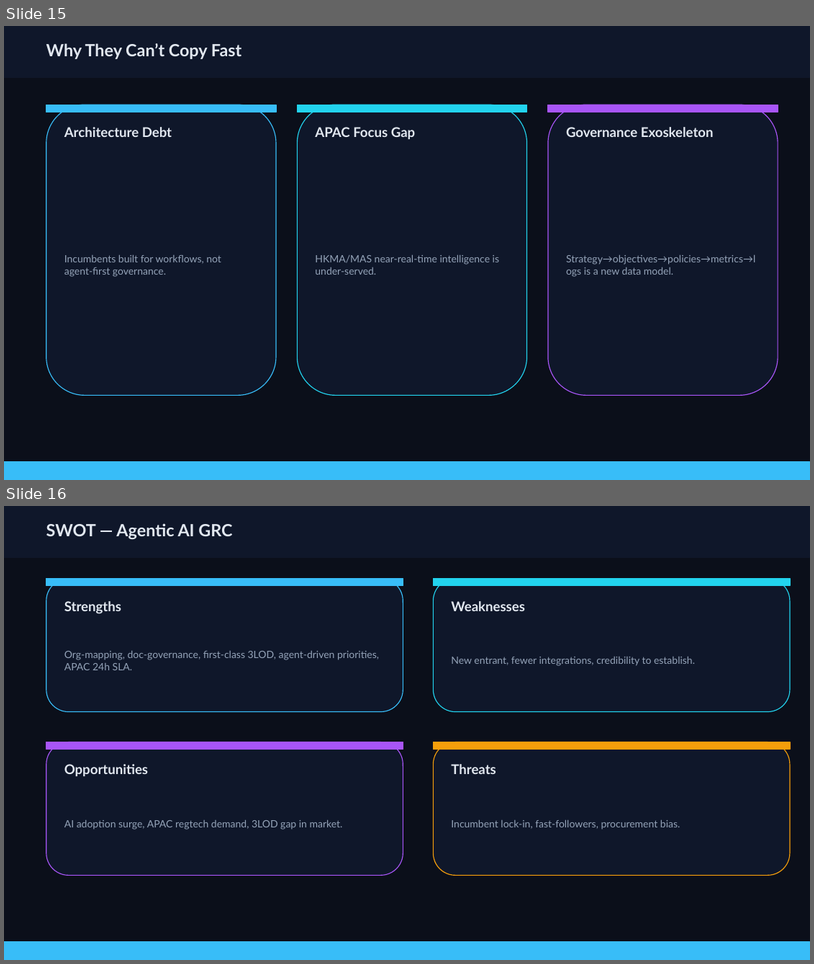
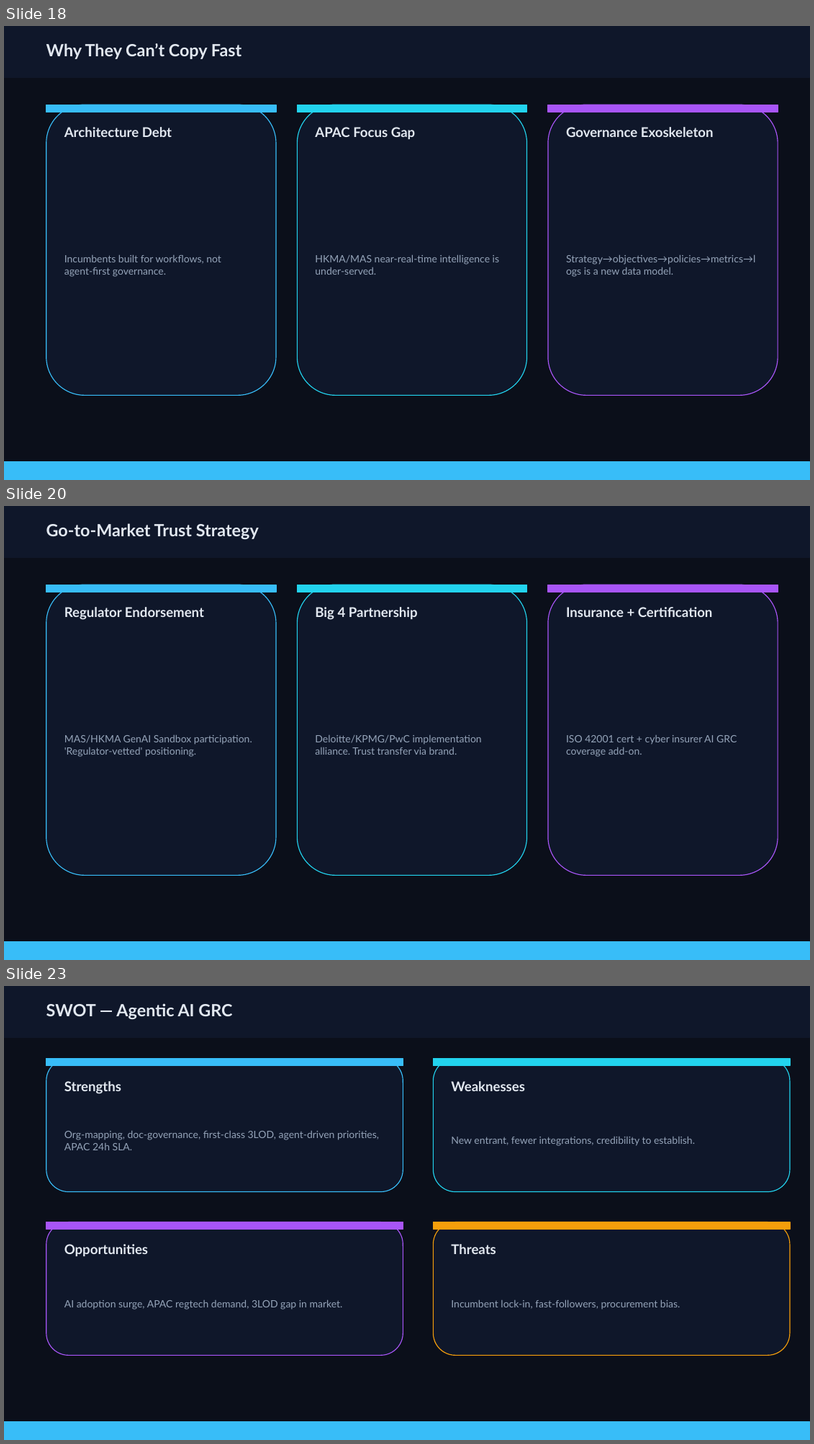
Before and after one commit to feerozac/GRC, a slide deck: _bmad-output/GRC agent.pptx. Shown one above the other, each under a label of ours: slides 15 and 16 before the commit, slides 18, 20 and 23 after it; the slides between them are not shown. The pictures are 814x964 and 814x1444 pixels, drawn with LibreOffice and Linux fonts; fonts in the diff are those of the drawing. Boxes give left, top, right and bottom in pixels: in the first picture for what was removed or moved away, otherwise in the second. Text is boxed around its words. In the diff, an @@ line names an element or a change of style, - is before the commit and + after.

```diff
--- a/_bmad-output/GRC agent.pptx
+++ b/_bmad-output/GRC agent.pptx
@@ slide 20 added at bbox=[4, 506, 810, 960], background #FFFFFF @@
@@ rectangle added at bbox=[4, 506, 810, 960], fill #0B0F1A, outline #0B0F1A 1 pt @@
@@ rectangle added at bbox=[4, 506, 810, 557], fill #0F172A, outline #0F172A 1 pt @@
@@ text added at bbox=[46, 523, 259, 540], 20 pt, text #E2E8F0, bold @@
+Go‑to‑Market Trust Strategy
@@ rounded rectangle added at bbox=[46, 584, 276, 875], fill #0F172A, outline #38BDF8 1 pt @@
@@ rectangle added at bbox=[46, 584, 276, 592], fill #38BDF8, outline #38BDF8 1 pt @@
@@ rounded rectangle added at bbox=[298, 584, 527, 875], fill #0F172A, outline #22D3EE 1 pt @@
@@ rectangle added at bbox=[298, 584, 527, 592], fill #22D3EE, outline #22D3EE 1 pt @@
@@ rounded rectangle added at bbox=[548, 584, 778, 875], fill #0F172A, outline #A855F7 1 pt @@
@@ rectangle added at bbox=[548, 584, 778, 592], fill #A855F7, outline #A855F7 1 pt @@
@@ text added at bbox=[64, 607, 204, 620], 16 pt, text #E2E8F0, bold @@
+Regulator Endorsement
@@ text added at bbox=[315, 607, 418, 620], 16 pt, text #E2E8F0, bold @@
+Big 4 Partnership
@@ text added at bbox=[566, 607, 713, 617], 16 pt, text #E2E8F0, bold @@
+Insurance + Certification
@@ text added at bbox=[64, 734, 252, 757], 12 pt, text #94A3B8 @@
+MAS/HKMA GenAI Sandbox participation. 'Regulator‑vetted' positioning.
@@ text added at bbox=[315, 735, 482, 754], 12 pt, text #94A3B8 @@
+Deloitte/KPMG/PwC implementation alliance. Trust transfer via brand.
@@ text added at bbox=[566, 735, 737, 757], 12 pt, text #94A3B8 @@
+ISO 42001 cert + cyber insurer AI GRC coverage add‑on.
@@ rectangle added at bbox=[4, 942, 810, 960], fill #38BDF8, outline #38BDF8 1 pt @@
@@ what was slide 15 is now slide 18 @@
@@ what was slide 16 is now slide 23 @@
```
Also in this commit, not shown: 7 other slides added, 1 slide removed, 5 other files.
